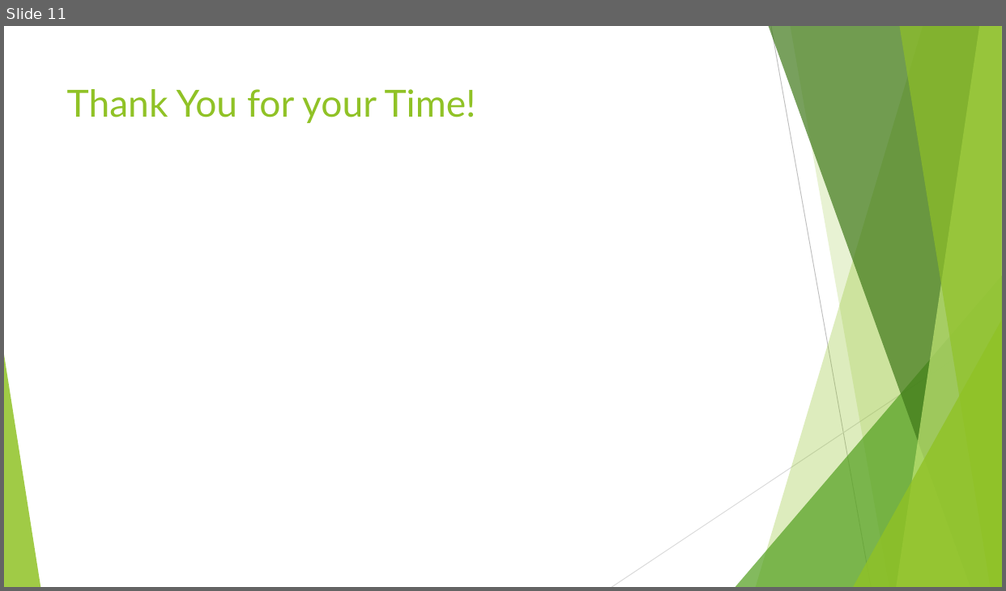
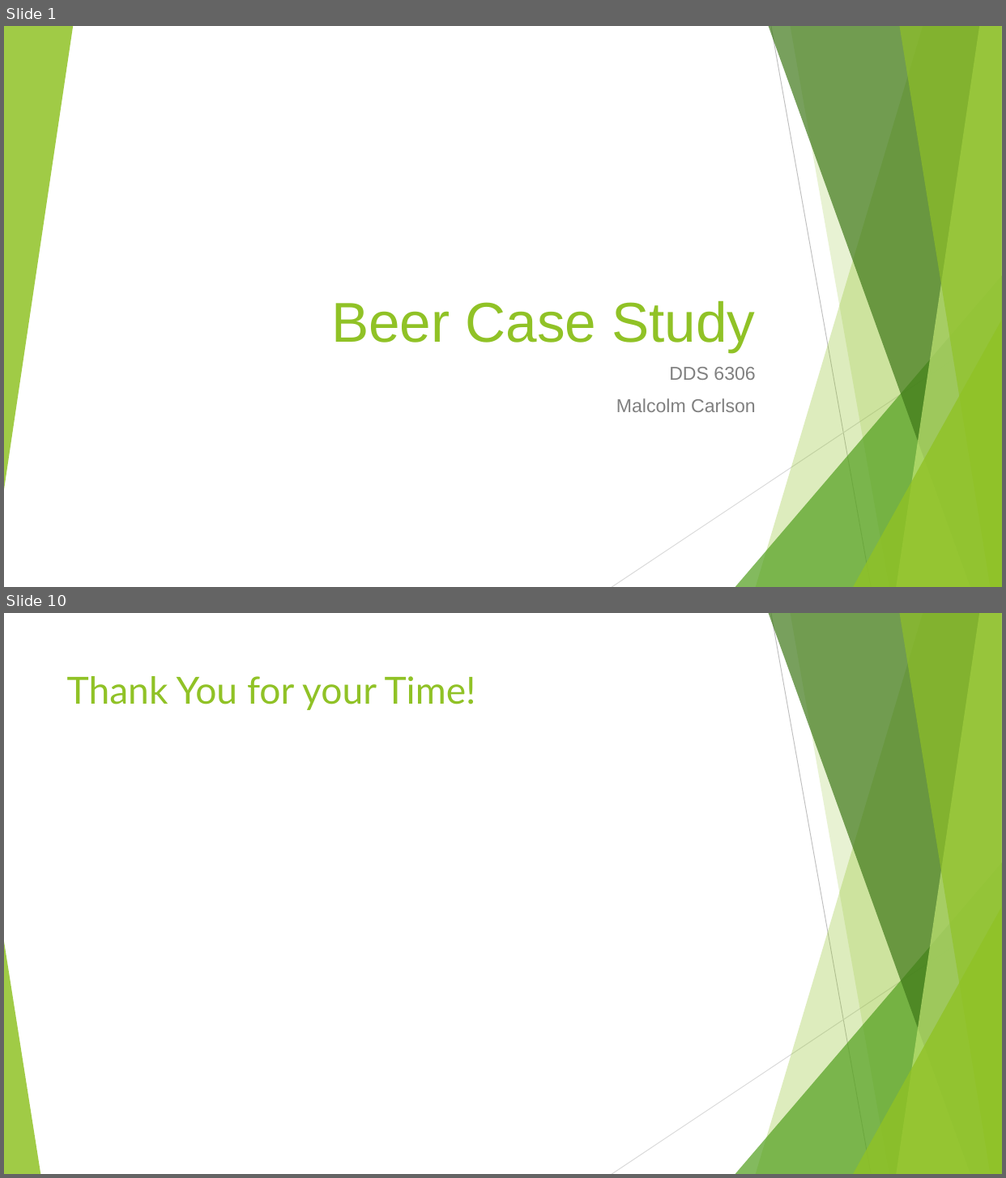
Before and after one commit to malcolmccarlson/DDS-CaseStudy1, a slide deck: MalcolmCarlsonBeerDataEDA.DDS6306.pptx. Shown one above the other, each under a label of ours: slide 11 before the commit, slides 1 and 10 after it; the slides between them are not shown. The pictures are 1006x591 and 1006x1178 pixels, drawn with LibreOffice and Linux fonts; fonts in the diff are those of the drawing. Boxes give left, top, right and bottom in pixels: in the first picture for what was removed or moved away, otherwise in the second. Text is boxed around its words. In the diff, an @@ line names an element or a change of style, - is before the commit and + after.

```diff
--- a/MalcolmCarlsonBeerDataEDA.DDS6306.pptx
+++ b/MalcolmCarlsonBeerDataEDA.DDS6306.pptx
@@ slide 1 added at [4,26,1002,587], background #FFFFFF; not listed: 9 template elements that a slide beside it also shows @@
@@ triangle added at [4,26,73,490], fill #90C226 at 85% opacity @@
@@ title added at [331,301,755,352], 54 pt, text #90C226 @@
+Beer Case Study
@@ subtitle added at [616,367,756,412], 18 pt, text #808080 @@
+DDS 6306
+Malcolm Carlson
@@ what was slide 11 is now slide 10 @@
```
Also in this commit, not shown: 7 slides changed, 1 other slide added, 3 slides removed, 1 other file.
